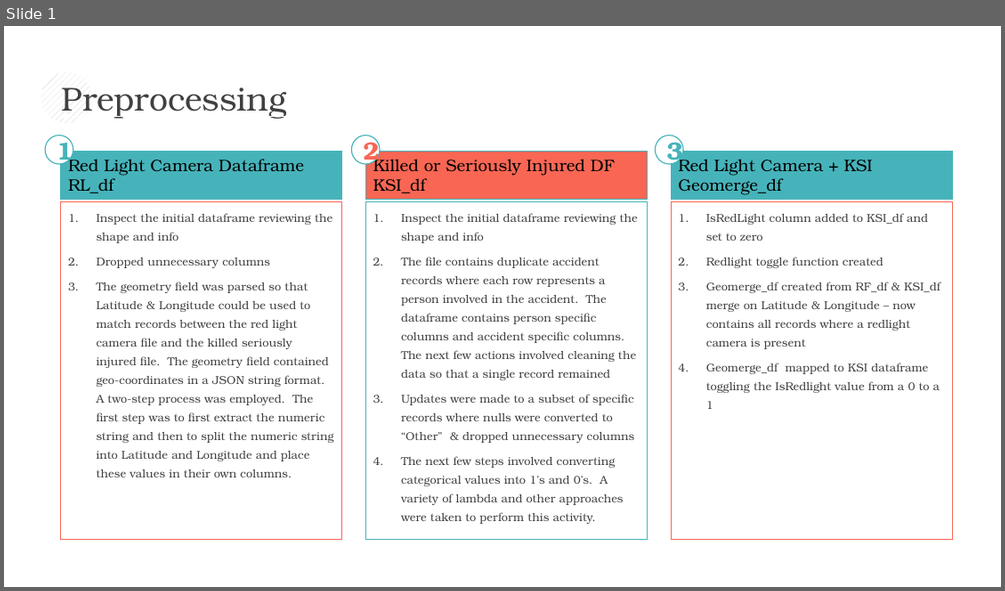
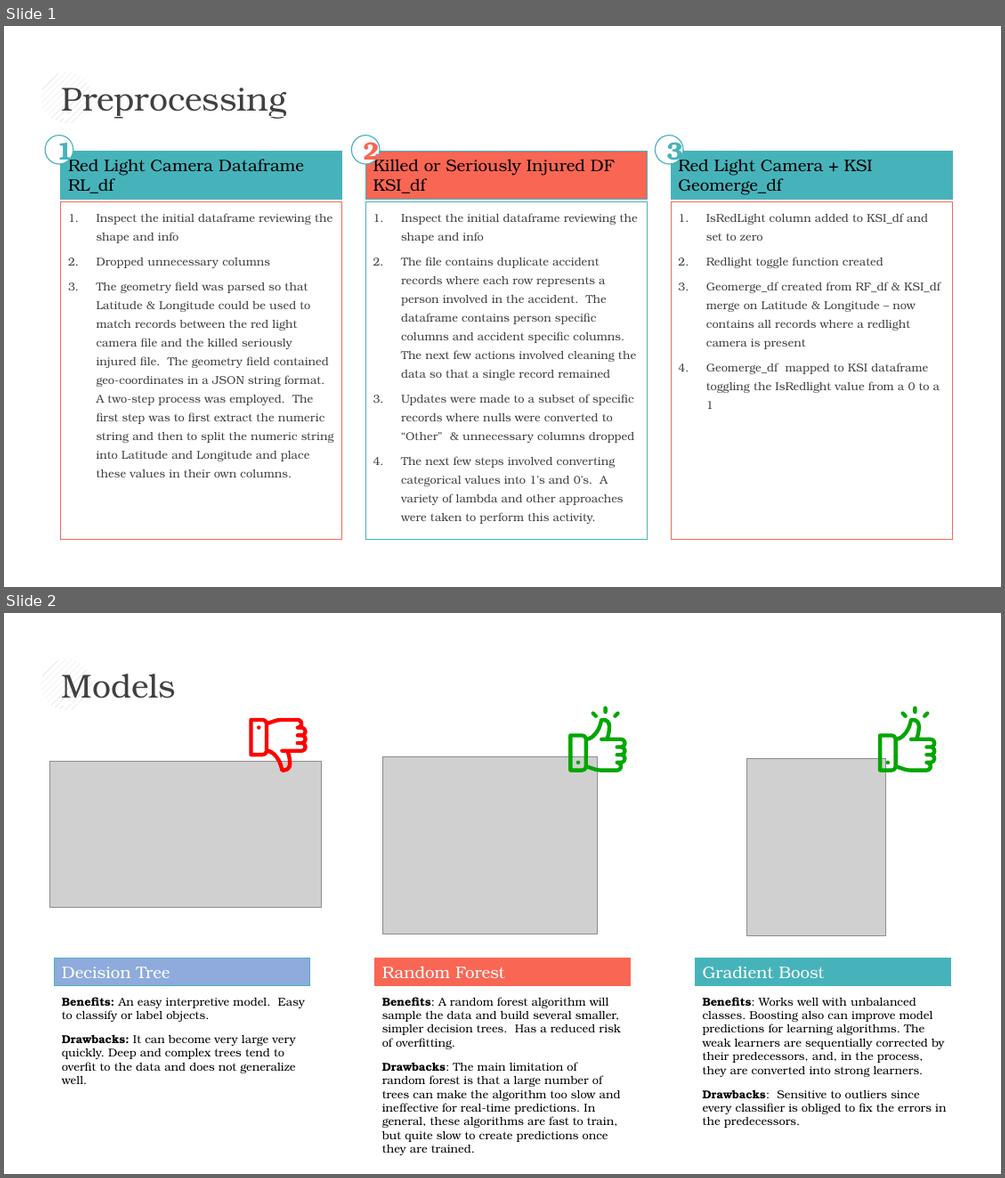
Before and after one commit to barharding/Crash-Detectives, a slide deck: ML Notebooks/ML_Steps_and_Outcomes_v1.pptx. Shown one above the other, each under a label of ours: slide 1 before the commit, slides 1 and 2 after it. The pictures are 1005x591 and 1005x1178 pixels, drawn with LibreOffice and Linux fonts; fonts in the diff are those of the drawing; grey boxes stand for pictures. Boxes give left, top, right and bottom in pixels: in the first picture for what was removed or moved away, otherwise in the second. Text is boxed around its words. In the diff, an @@ line names an element or a change of style, - is before the commit and + after.

```diff
--- a/ML Notebooks/ML_Steps_and_Outcomes_v1.pptx
+++ b/ML Notebooks/ML_Steps_and_Outcomes_v1.pptx
@@ slide 2 added at (x1=4, y1=613, x2=1001, y2=1174), background #FFFFFF @@
@@ ellipse added at (x1=40, y1=659, x2=91, y2=710), fill pattern #BFBFBF on #FFFFFF @@
@@ text added at (x1=62, y1=674, x2=176, y2=698), 32 pt, text #404040 @@
+Models
@@ arrow added from (341, 704) to (65, 704), #D9D9D9 0.5 pt @@
@@ freeform shape added at (x1=250, y1=718, x2=307, y2=772), fill #FF0000 @@
@@ group added at (x1=568, y1=706, x2=627, y2=772): 4 freeform shapes, 1 ellipse @@
@@ group added at (x1=878, y1=706, x2=937, y2=772): 4 freeform shapes, 1 ellipse @@
@@ ellipse added at (x1=257, y1=726, x2=260, y2=730), fill #FF0000 @@
@@ picture added at (x1=50, y1=762, x2=322, y2=907) @@
@@ picture added at (x1=383, y1=756, x2=598, y2=933) @@
@@ picture added at (x1=747, y1=759, x2=886, y2=935) @@
@@ rectangle added at (x1=54, y1=958, x2=310, y2=986), fill #8FAADC, outline #46B3BA 0.75 pt, 16 pt, text #FFFFFF @@
+Decision Tree
@@ rectangle added at (x1=375, y1=958, x2=631, y2=986), fill #F96654, outline #F96654 0.75 pt, 16 pt, text #FFFFFF @@
+Random Forest
@@ rectangle added at (x1=695, y1=958, x2=951, y2=986), fill #46B3BA, outline #46B3BA 0.75 pt, 16 pt, text #FFFFFF @@
+Gradient Boost
@@ text added at (x1=62, y1=997, x2=305, y2=1084), 11 pt, text #000000 @@
+Benefits: An easy interpretive model. Easy to classify or label objects.
+Drawbacks: It can become very large very quickly. Deep and complex trees tend to overfit to the data and does not generalize well.
@@ text added at (x1=382, y1=997, x2=621, y2=1155), 11 pt, text #000000 @@
+Benefits: A random forest algorithm will sample the data and build several smaller, simpler decision trees. Has a reduced risk of overfitting.
+Drawbacks: The main limitation of random forest is that a large number of trees can make the algorithm too slow and ineffective for real-time predictions. In general, these algorithms are fast to train, but quite slow to create predictions once they are trained.
@@ text added at (x1=703, y1=997, x2=946, y2=1127), 11 pt, text #000000 @@
+Benefits: Works well with unbalanced classes. Boosting also can improve model predictions for learning algorithms. The weak learners are sequentially corrected by their predecessors, and, in the process, they are converted into strong learners.
+Drawbacks: Sensitive to outliers since every classifier is obliged to fix the errors in the predecessors.
@@ slide 1 changed as well @@
@@ text in rectangle at (x1=401, y1=394, x2=634, y2=443): text changed @@
-3. Updates were made to a subset of specific records where nulls were converted to “Other” & dropped unnecessary columns
+3. Updates were made to a subset of specific records where nulls were converted to “Other” & unnecessary columns dropped
```
Also in this commit, not shown: 5 other slides changed, 2 other slides added, 2 other files.
